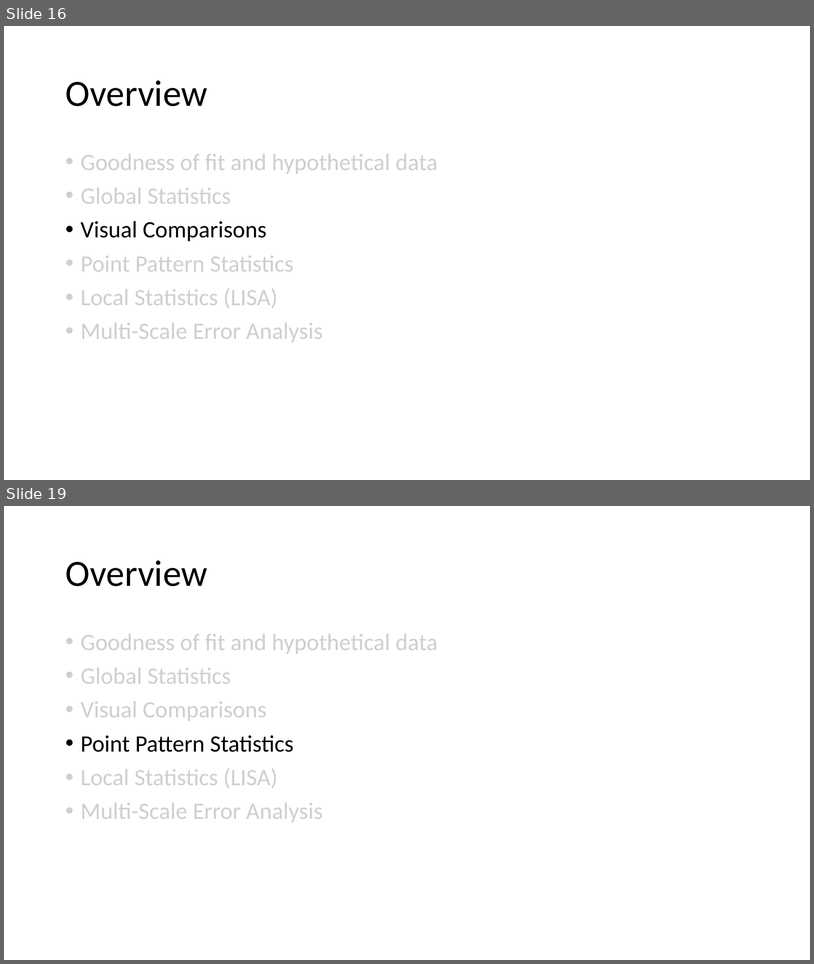
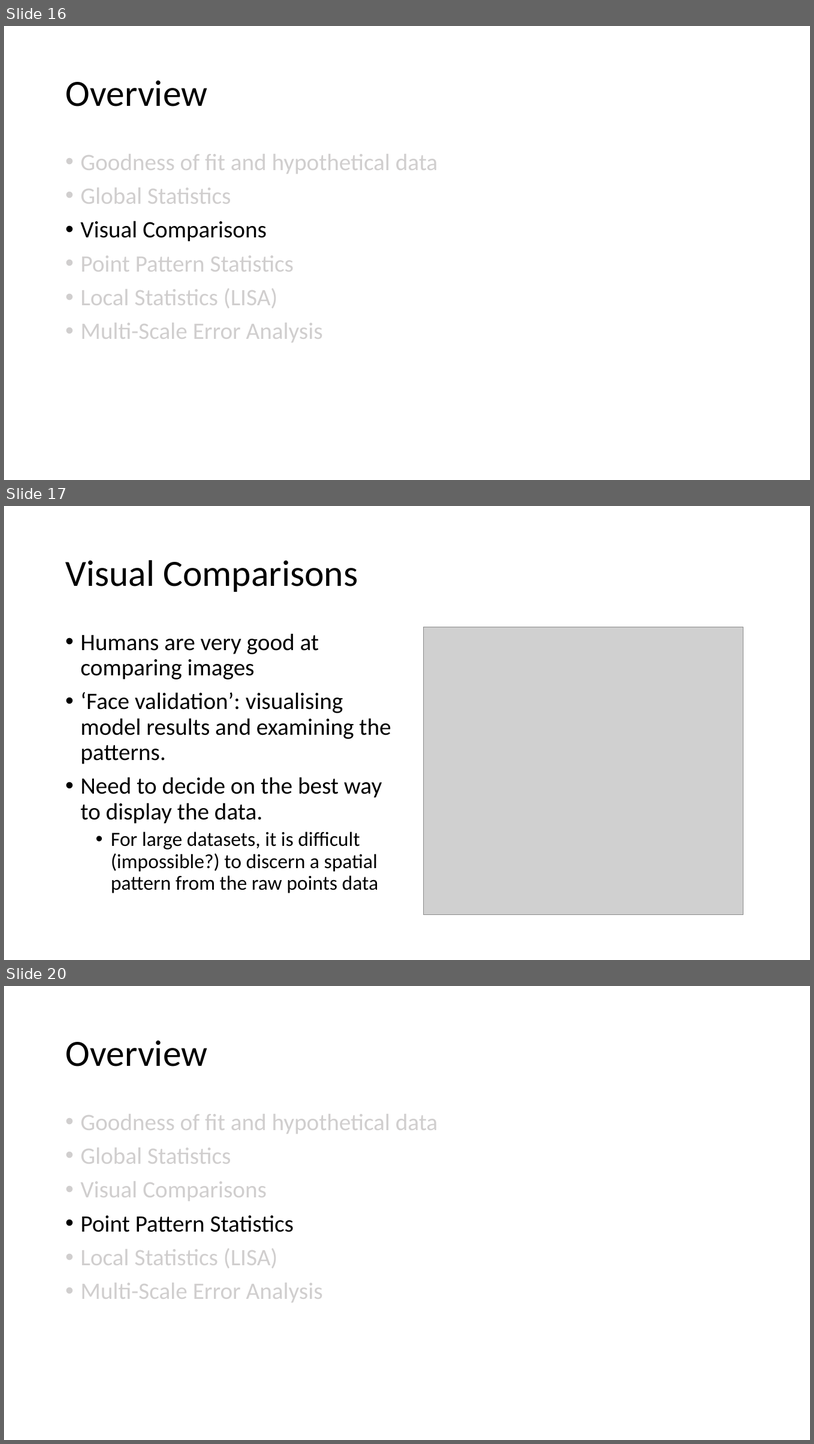
Before and after one commit to abmgis/abmgis, a slide deck: Chapter09-SpatialStatistics/Chapter9.pptx. Shown one above the other, each under a label of ours: slides 16 and 19 before the commit, slides 16, 17 and 20 after it; the slides between them are not shown. The pictures are 814x964 and 814x1444 pixels, drawn with LibreOffice and Linux fonts; fonts in the diff are those of the drawing; grey boxes stand for pictures. Boxes give left, top, right and bottom in pixels: in the first picture for what was removed or moved away, otherwise in the second. Text is boxed around its words. In the diff, an @@ line names an element or a change of style, - is before the commit and + after.

```diff
--- a/Chapter09-SpatialStatistics/Chapter9.pptx
+++ b/Chapter09-SpatialStatistics/Chapter9.pptx
@@ slide 17 added at (x1=4, y1=506, x2=810, y2=960), background #FFFFFF @@
@@ title added at (x1=65, y1=560, x2=358, y2=592), 44 pt, text #000000 @@
+Visual Comparisons
@@ picture added at (x1=424, y1=627, x2=744, y2=915) @@
@@ text added at (x1=81, y1=633, x2=391, y2=893), 28 pt, text #000000 @@
+• Humans are very good at comparing images
+• ‘Face validation’: visualising model results and examining the patterns.
+• Need to decide on the best way to display the data.
+  • For large datasets, it is difficult (impossible?) to discern a spatial pattern from the raw points data
@@ what was slide 19 is now slide 20 @@
```
Also in this commit, not shown: 5 other slides added, 3 slides removed, 10 other files.
